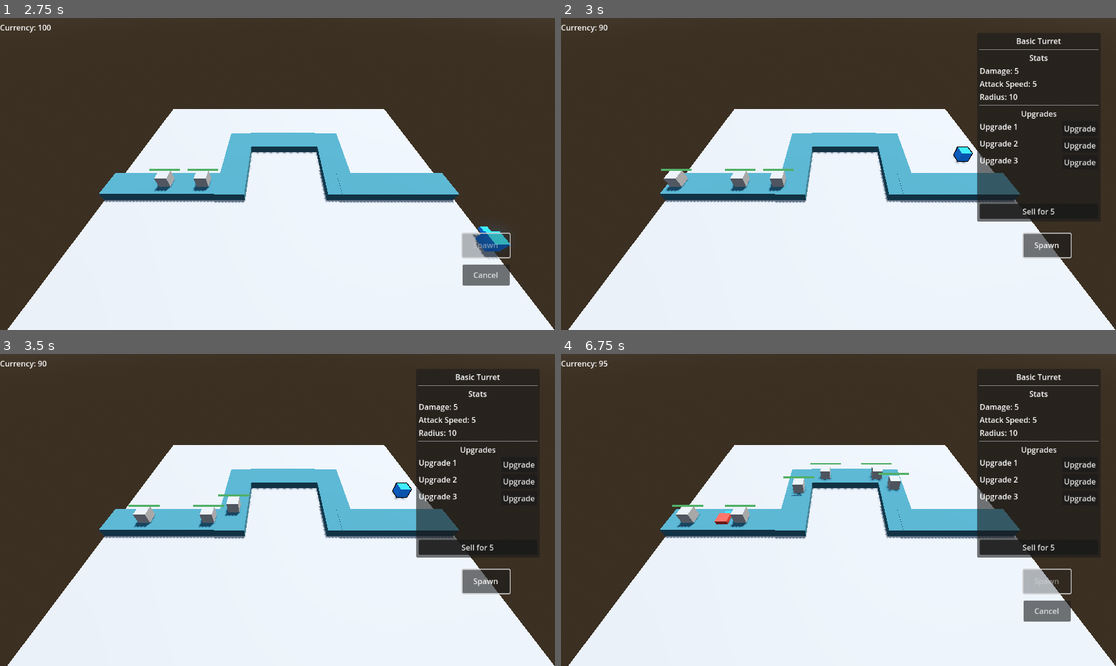
Above: before the commit, frames 1-4 (two rows, left to right).
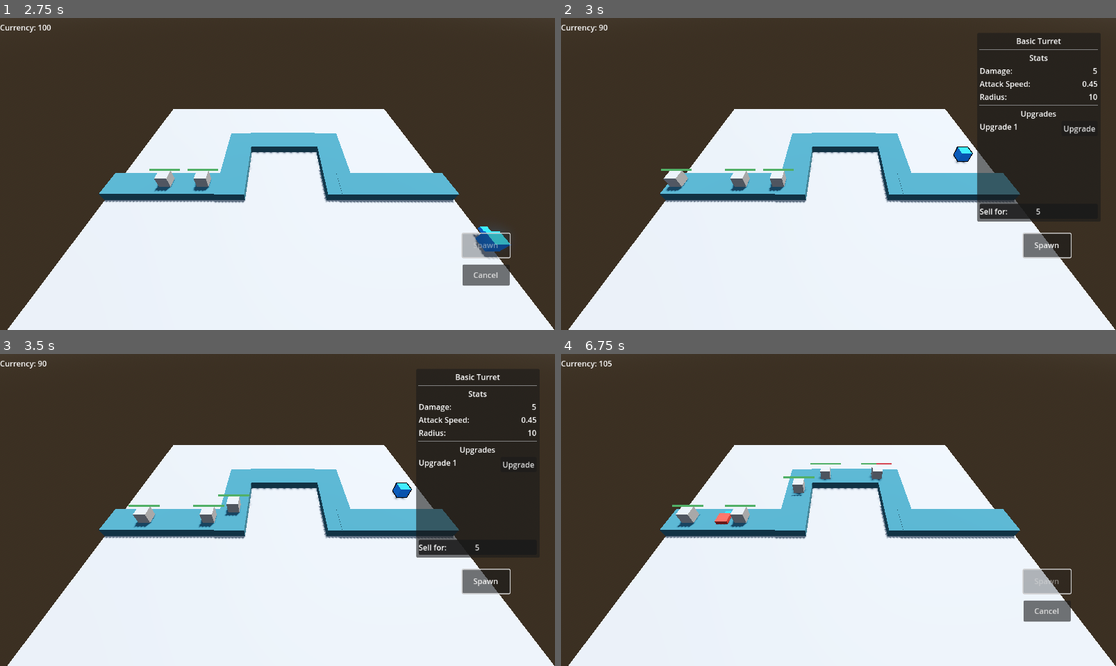
Above: after the commit, the same moments.

Repository: BurnabySouthGameDev/TowerDefence
Game: Godot game, scene res://Scenes/main.tscn
Same seed, same stepped clock (60 frames per second), same inputs: the game is played once before the commit and once after it.
Inputs (mouse positions are in pixels of both pictures, inside the frame that each line leads up to):
- Up to frame 1 (2.75 s): click "Spawn" at 0.5 s; click "Cancel" at 1.25 s; click "Spawn" at 2 s
- Up to frame 2 (3 s): move the mouse to (960, 158) at 2.77 s; click (960, 158) at 2.92 s
- Up to frame 3 (3.5 s): no input
- Up to frame 4 (6.75 s): click "Upgrade" at 3.5 s; click "Upgrade" at 4.25 s; click "Sell for 5" (after the commit: "10") at 5 s; click "Spawn" at 5.75 s; move the mouse to (727, 525) at 6.52 s; click (727, 525) at 6.67 s

Frame 1 is identical in both runs. In frame 2, 0.6% of the frame differs, in the area x 75-97%, y 10-64%; in frame 3, 0.6%; in frame 4, 3.7%, in the area x 6-97%, y 2-66%.

Commit message:
Updated resources and added upgrade functionality

Diff:
--- a/Resources/Towers/basic_turret.tres
+++ b/Resources/Towers/basic_turret.tres
@@ -5,29 +5,22 @@
 
 [sub_resource type="Resource" id="Resource_tkl0h"]
 script = ExtResource("2_f7vgk")
-damage = 5
-attack_speed = 0
-radius = 5
-sell_value = 0
-upgrade_cost = 30
+stats = Array[Array]([["damage", 7, NodePath("%Damage:text")], ["attack_speed", 0.3, NodePath("%AttackSpeed:text")], ["radius", 15, NodePath("%Radius:text")], ["sell_value", 7, NodePath("%SellButton:text")]])
 metadata/_custom_type_script = "uid://dapii7i1tjwtr"
 
 [sub_resource type="Resource" id="Resource_f7vgk"]
 script = ExtResource("2_f7vgk")
-damage = 10
-attack_speed = 0
-radius = 10
-sell_value = 0
-upgrade_cost = 100
+stats = Array[Array]([["damage", 10, NodePath("%Damage:text")], ["attack_speed", 0.3, NodePath("%AttackSpeed:text")], ["radius", 20, NodePath("%Radius:text")], ["sell_value", 10, NodePath("%SellButton:text")]])
 metadata/_custom_type_script = "uid://dapii7i1tjwtr"
 
 [resource]
+resource_local_to_scene = true
 script = ExtResource("1_ej7is")
 tower_name = "Basic Turret"
-base_damage = 5
-base_attack_speed = 5
-base_radius = 10
-base_sell_value = 0
+damage = 5
+attack_speed = 0.45
+radius = 10
+sell_value = 5
 number_of_upgrades = 0
 upgrades = Array[ExtResource("2_f7vgk")]([SubResource("Resource_tkl0h"), SubResource("Resource_f7vgk")])
 metadata/_custom_type_script = "uid://nf31t0owinb2"
--- a/Scenes/UI/menu.tscn
+++ b/Scenes/UI/menu.tscn
@@ -40,32 +40,63 @@
 scroll_active = false
 autowrap_mode = 0
 
-[node name="Damage" type="RichTextLabel" parent="MarginContainer/VBoxContainer"]
+[node name="HBoxContainer" type="HBoxContainer" parent="MarginContainer/VBoxContainer"]
+layout_mode = 2
+
+[node name="DamageText" type="RichTextLabel" parent="MarginContainer/VBoxContainer/HBoxContainer"]
+layout_mode = 2
+size_flags_horizontal = 3
+bbcode_enabled = true
+text = "Damage:"
+fit_content = true
+scroll_active = false
+
+[node name="Damage" type="RichTextLabel" parent="MarginContainer/VBoxContainer/HBoxContainer"]
 unique_name_in_owner = true
 layout_mode = 2
-size_flags_horizontal = 2
+size_flags_horizontal = 10
 bbcode_enabled = true
-text = "Damage: 0"
+text = "0"
 fit_content = true
 scroll_active = false
 autowrap_mode = 0
 
-[node name="AttackSpeed" type="RichTextLabel" parent="MarginContainer/VBoxContainer"]
+[node name="HBoxContainer2" type="HBoxContainer" parent="MarginContainer/VBoxContainer"]
+layout_mode = 2
+
+[node name="AttackSpeedText" type="RichTextLabel" parent="MarginContainer/VBoxContainer/HBoxContainer2"]
+layout_mode = 2
+size_flags_horizontal = 3
+bbcode_enabled = true
+text = "Attack Speed: "
+fit_content = true
+
+[node name="AttackSpeed" type="RichTextLabel" parent="MarginContainer/VBoxContainer/HBoxContainer2"]
 unique_name_in_owner = true
 layout_mode = 2
-size_flags_horizontal = 2
+size_flags_horizontal = 10
 bbcode_enabled = true
-text = "Attack Speed: 0"
+text = "0"
 fit_content = true
 scroll_active = false
 autowrap_mode = 0
 
-[node name="Radius" type="RichTextLabel" parent="MarginContainer/VBoxContainer"]
+[node name="HBoxContainer3" type="HBoxContainer" parent="MarginContainer/VBoxContainer"]
+layout_mode = 2
+
+[node name="RadiusText" type="RichTextLabel" parent="MarginContainer/VBoxContainer/HBoxContainer3"]
+layout_mode = 2
+size_flags_horizontal = 3
+bbcode_enabled = true
+text = "Radius:"
+fit_content = true
+
+[node name="Radius" type="RichTextLabel" parent="MarginContainer/VBoxContainer/HBoxContainer3"]
 unique_name_in_owner = true
 layout_mode = 2
-size_flags_horizontal = 2
+size_flags_horizontal = 10
 bbcode_enabled = true
-text = "Radius: 0"
+text = "0"
 fit_content = true
 scroll_active = false
 autowrap_mode = 0
@@ -99,40 +130,6 @@
 size_flags_horizontal = 10
 text = "Upgrade"
 
-[node name="Upgrade2" type="HBoxContainer" parent="MarginContainer/VBoxContainer"]
-layout_mode = 2
-
-[node name="U2Label" type="RichTextLabel" parent="MarginContainer/VBoxContainer/Upgrade2"]
-layout_mode = 2
-size_flags_horizontal = 2
-bbcode_enabled = true
-text = "Upgrade 2"
-fit_content = true
-scroll_active = false
-autowrap_mode = 0
-
-[node name="U2Button" type="Button" parent="MarginContainer/VBoxContainer/Upgrade2"]
-layout_mode = 2
-size_flags_horizontal = 10
-text = "Upgrade"
-
-[node name="Upgrade3" type="HBoxContainer" parent="MarginContainer/VBoxContainer"]
-layout_mode = 2
-
-[node name="U3Label" type="RichTextLabel" parent="MarginContainer/VBoxContainer/Upgrade3"]
-layout_mode = 2
-size_flags_horizontal = 2
-bbcode_enabled = true
-text = "Upgrade 3"
-fit_content = true
-scroll_active = false
-autowrap_mode = 0
-
-[node name="U3Button" type="Button" parent="MarginContainer/VBoxContainer/Upgrade3"]
-layout_mode = 2
-size_flags_horizontal = 10
-text = "Upgrade"
-
 [node name="Sell" type="PanelContainer" parent="MarginContainer/VBoxContainer"]
 layout_mode = 2
 size_flags_vertical = 10
@@ -140,6 +137,17 @@
 [node name="SellButton" type="Button" parent="MarginContainer/VBoxContainer/Sell"]
 unique_name_in_owner = true
 layout_mode = 2
-text = "Sell for $$$"
+theme_override_font_sizes/font_size = 16
+text = "0"
 
+[node name="RichTextLabel" type="RichTextLabel" parent="MarginContainer/VBoxContainer/Sell"]
+layout_mode = 2
+size_flags_vertical = 4
+mouse_filter = 2
+bbcode_enabled = true
+text = "Sell for:"
+fit_content = true
+
+[connection signal="mouse_entered" from="MarginContainer/VBoxContainer/Upgrade1" to="." method="_on_upgrade_1_mouse_entered"]
+[connection signal="pressed" from="MarginContainer/VBoxContainer/Upgrade1/U1Button" to="." method="_on_u_1_button_pressed"]
 [connection signal="pressed" from="MarginContainer/VBoxContainer/Sell/SellButton" to="." method="_on_sell_button_pressed"]
--- a/Scenes/main.tscn
+++ b/Scenes/main.tscn
@@ -1,9 +1,11 @@
-[gd_scene load_steps=13 format=3 uid="uid://dxt1ttcllxx1g"]
+[gd_scene load_steps=18 format=3 uid="uid://dxt1ttcllxx1g"]
 
 [ext_resource type="PackedScene" uid="uid://ld73oby6g67" path="res://Scenes/Turrets/List/basic_turret.tscn" id="2_bo1nx"]
 [ext_resource type="Script" uid="uid://ns7g5warqqu5" path="res://Scripts/enemy_spawn.gd" id="2_ibv0h"]
 [ext_resource type="Script" uid="uid://bh40hhbshvymn" path="res://Scripts/UI/currency_display.gd" id="3_8gbba"]
+[ext_resource type="Script" uid="uid://nf31t0owinb2" path="res://Scripts/turrets/tower_res.gd" id="3_344ge"]
 [ext_resource type="Script" uid="uid://dq8n1fjdqpre3" path="res://Scripts/UI/spawn_button.gd" id="4_jjvhh"]
+[ext_resource type="Script" uid="uid://dapii7i1tjwtr" path="res://Scripts/turrets/upgrade_res.gd" id="4_ynf5e"]
 [ext_resource type="PackedScene" uid="uid://dvdps78t4kco7" path="res://Scenes/UI/menu.tscn" id="5_21xkr"]
 [ext_resource type="PackedScene" uid="uid://gvaje4p786yv" path="res://Scenes/tower_manager.tscn" id="5_kry3j"]
 
@@ -29,6 +31,28 @@
 "tilts": PackedFloat32Array(0, 0, 0, 0, 0, 0)
 }
 point_count = 6
+
+[sub_resource type="Resource" id="Resource_tkl0h"]
+script = ExtResource("4_ynf5e")
+stats = Array[Array]([["damage", 7, NodePath("%Damage:text")], ["attack_speed", 0.3, NodePath("%AttackSpeed:text")], ["radius", 15, NodePath("%Radius:text")], ["sell_value", 7, NodePath("%SellButton:text")]])
+metadata/_custom_type_script = "uid://dapii7i1tjwtr"
+
+[sub_resource type="Resource" id="Resource_f7vgk"]
+script = ExtResource("4_ynf5e")
+stats = Array[Array]([["damage", 10, NodePath("%Damage:text")], ["attack_speed", 0.3, NodePath("%AttackSpeed:text")], ["radius", 20, NodePath("%Radius:text")], ["sell_value", 10, NodePath("%SellButton:text")]])
+metadata/_custom_type_script = "uid://dapii7i1tjwtr"
+
+[sub_resource type="Resource" id="Resource_hptm8"]
+resource_local_to_scene = true
+script = ExtResource("3_344ge")
+tower_name = "Basic Turret"
+damage = 5
+attack_speed = 0.45
+radius = 10
+sell_value = 5
+number_of_upgrades = 0
+upgrades = Array[ExtResource("4_ynf5e")]([SubResource("Resource_tkl0h"), SubResource("Resource_f7vgk")])
+metadata/_custom_type_script = "uid://nf31t0owinb2"
 
 [sub_resource type="StyleBoxEmpty" id="StyleBoxEmpty_jjvhh"]
 
@@ -84,6 +108,7 @@
 [node name="BasicTurret" parent="." instance=ExtResource("2_bo1nx")]
 transform = Transform3D(1, 0, 0, 0, 1, 0, 0, 0, 1, 0.737682, 1.64068, 5.59339)
 visible = false
+resource = SubResource("Resource_hptm8")
 
 [node name="GameUI" type="CanvasLayer" parent="."]
 
@@ -119,13 +144,8 @@
 script = ExtResource("3_8gbba")
 
 [node name="Menu" parent="GameUI" instance=ExtResource("5_21xkr")]
-anchor_left = 0.0277778
-anchor_right = 0.25
-anchor_bottom = 0.950617
-offset_left = 832.0
-offset_top = -193.0
-offset_right = 832.0
-offset_bottom = -193.0
+anchor_top = 0.0478395
+anchor_bottom = 0.652777
 
 [node name="TowerManager" parent="." instance=ExtResource("5_kry3j")]
 unique_name_in_owner = true
--- a/Scenes/turrets/list/basic_turret.tscn
+++ b/Scenes/turrets/list/basic_turret.tscn
@@ -39,6 +39,7 @@
 debug_color = Color(0.564706, 0.552941, 0.0705882, 1)
 
 [node name="ReloadTimer" type="Timer" parent="."]
+unique_name_in_owner = true
 wait_time = 0.45
 
 [node name="Select" type="Area3D" parent="."]
--- a/Scripts/UI/Menu/menu.gd
+++ b/Scripts/UI/Menu/menu.gd
@@ -1,12 +1,7 @@
 extends PanelContainer
 
-var menu_sell_value: int:
-	set(value):
-		if menu_sell_value == value:
-			return
+var tower_resource:TowerResource
 
-		menu_sell_value = value
-		sell_button.text = "Sell for " + str(value)
 
 @onready var tower_name: RichTextLabel = %TowerName
 @onready var sell_button: Button = %SellButton
@@ -16,7 +11,6 @@
 @onready var radius: RichTextLabel = %Radius
 
 
-
 func _ready() -> void:
 	hide()
 
@@ -24,23 +18,48 @@
 func _on_tower_manager_tower_menu(tower: Node3D) -> void:
 	if Global.selected_tower == tower:
 		hide()
+		return
 
-	else:
-		show()
-		_load_values(tower.resource)
-		menu_sell_value = tower.sell_value
+	show()
+	_load_values(tower.resource)
 
 
 func _on_sell_button_pressed() -> void:
-	currency_label.add(menu_sell_value)
+	currency_label.add(tower_resource.sell_value)
 	Global.placed_turrets.erase(Global.selected_tower)
 	Global.selected_tower.queue_free()
 	hide()
 
-func _load_values(res:TowerResource) -> void: #not sure how to fit for upgrades
-	if res.number_of_upgrades == 0:
-		tower_name.text = "[center]" + res.tower_name
-		menu_sell_value = res.base_sell_value
-		damage.text = "Damage: " + str(res.base_damage)
-		attack_speed.text = "Attack Speed: " + str(res.base_attack_speed)
-		radius.text = "Radius: " + str(res.base_radius)
+
+func _load_values(res:TowerResource) -> void:
+	tower_resource = res
+	tower_name.text = "[center]" + res.tower_name
+	sell_button.text = str(res.sell_value)
+	damage.text = str(res.damage)
+	attack_speed.text = str(res.attack_speed)
+	radius.text = str(res.radius)
+
+
+
+func _on_upgrade_1_mouse_entered() -> void:
+	if tower_resource.number_of_upgrades >= tower_resource.upgrades.size():
+		return
+
+
+func _on_u_1_button_pressed() -> void:
+	if tower_resource.number_of_upgrades >= tower_resource.upgrades.size():
+		return
+
+	for i in tower_resource.upgrades[tower_resource.number_of_upgrades].stats:
+		var stat_name = i[0]
+		var value = i[1]
+		var path = i[2]
+
+		var node_path = path.slice(0, path.get_name_count())
+		var property_path = path.slice(path.get_name_count())
+		var node := self if node_path.is_empty() else get_node(node_path)
+
+		tower_resource.set(stat_name, value)
+		node.set_indexed(property_path, value)
+
+	tower_resource.number_of_upgrades += 1
--- a/Scripts/global.gd
+++ b/Scripts/global.gd
@@ -4,7 +4,9 @@
 	set(value):
 		if value == selected_tower:
 			return
+
 		if selected_tower != null:
 			selected_tower.selected = false
+
 		selected_tower = value
 var placed_turrets: Array[Node3D] = []
--- a/Scripts/turrets/basic_turret.gd
+++ b/Scripts/turrets/basic_turret.gd
@@ -2,8 +2,10 @@
 
 const OUTLINE = preload("res://Shaders/outline.gdshader")
 signal request_tower_menu(tower)
+signal placing
 
 @export var sell_value: int = 5
+@export var resource: TowerResource
 var selectable: bool = false
 var selected: bool = false:
 	set(value):
@@ -22,7 +24,6 @@
 		else:
 			csg_box_3d.material.next_pass.shader = null
 			Global.selected_tower = null
-@export var resource: TowerResource
 
 @onready var radar: Radar = $"Radar"
 @onready var reload_timer: Timer = $"ReloadTimer"
@@ -31,6 +32,7 @@
 func _ready() -> void:
 	radar.monitoring = false
 	csg_box_3d.material = csg_box_3d.material.duplicate(true)
+	resource.radius_changed.connect(update_radius)
 
 
 func _on_radar_new_target(target: Node3D) -> void:
@@ -50,21 +52,27 @@
 	if radar.current_target != null:
 		_fire_at(radar.current_target)
 
+	reload_timer.wait_time = resource.attack_speed
+
 func _fire_at(target: Node3D) -> void:
 	var target_pos = target.global_position
 	target_pos.y = global_position.y  # Flatten Y to prevent pitch/roll
 	look_at(target_pos, Vector3.UP)
 
-	#if randf() < (1.0 / 5.0):
-		#var currency_label = get_tree().root.get_node("Main/GameUI/CurrencyDisplay/CurrencyLabel")
-		#currency_label.add(5)
-		#target.queue_free()
+	target.get_parent().take_damage(resource.damage)
 
-	target.get_parent().take_damage(resource.base_damage) #temp solution
+	if target.get_parent().health <= 0:
+		var currency_label = get_tree().root.get_node("Main/GameUI/CurrencyDisplay/CurrencyLabel")
+		currency_label.add(5)
+		target.get_parent().queue_free()
 
-func change_color(color:Color) -> void:
+func change_color(color: Color) -> void:
 	if csg_box_3d.material == null:
 		return
 
 	csg_box_3d.material = csg_box_3d.material.duplicate()
 	csg_box_3d.material.albedo_color = color
+
+func update_radius(value: int) -> void:
+	print("Tes")
+	$Radar/CollisionShape3D.shape.radius = value
--- a/Scripts/turrets/select.gd
+++ b/Scripts/turrets/select.gd
@@ -6,11 +6,11 @@
 
 
 func _input_event(_camera: Camera3D, event: InputEvent, _event_position: Vector3, _normal: Vector3, _shape_idx: int) -> void:
-	if event is InputEventMouseButton and event.button_index == MOUSE_BUTTON_LEFT and event.pressed:
+	if event is InputEventMouseButton and event.button_index == MOUSE_BUTTON_LEFT and event.pressed and basic_turret.selectable == true:
 		print("Clicked turret:", basic_turret.name)
 		basic_turret.emit_signal("request_tower_menu", basic_turret)
 
-		if csg_box_3d.material.next_pass.shader == null:
+		if basic_turret.selected == false:
 			basic_turret.selected = true
 		else:
 			basic_turret.selected = false
--- a/Scripts/turrets/tower_res.gd
+++ b/Scripts/turrets/tower_res.gd
@@ -1,12 +1,18 @@
 extends Resource
 class_name TowerResource
 
+signal radius_changed(value)
+
 @export_group("General")
 @export var tower_name: String
-@export var base_damage: int
-@export var base_attack_speed: int
-@export var base_radius: int
-@export var base_sell_value: int
+@export var damage: int
+@export var attack_speed: float
+@export var radius: int:
+	set(value):
+		if radius != value:
+			radius = value
+			radius_changed.emit(value)
+@export var sell_value: int
 
 @export_group("Upgrades")
 @export var number_of_upgrades: int
--- a/Scripts/turrets/upgrade_res.gd
+++ b/Scripts/turrets/upgrade_res.gd
@@ -1,8 +1,9 @@
 extends Resource
 class_name UpgradeResource
 
-@export var damage: int
-@export var attack_speed: int
-@export var radius: int
-@export var sell_value: int
-@export var upgrade_cost: int
+@export var stats: Array[Array] = [
+	["damage", 0, ^"%Damage:text"],
+	["attack_speed", 0, ^"%AttackSpeed:text"],
+	["radius", 0, ^"%Radius:text"],
+	["sell_value", 0, ^"%SellButton:text"],
+]
--- /dev/null
+++ b/Shaders/radius.gdshader
@@ -0,0 +1,20 @@
+shader_type spatial;
+render_mode unshaded, cull_disabled, depth_draw_opaque;
+
+uniform float size;
+uniform float width;
+uniform vec4 inner_color: source_color;
+uniform vec4 outer_color: source_color;
+
+void fragment() {
+	ALPHA = 0.0;
+	vec2 center = vec2(0.5);
+	float d = distance(UV, center);
+	float h = size * 0.5;
+	float l = h - (width * 0.5);
+	if (d <= h && d > l) {
+		vec4 color = mix(inner_color, outer_color, smoothstep(l, h, d));
+		ALPHA = color.a;
+		ALBEDO = color.rgb;
+	}
+}
Not shown: 1 places in Scenes/turrets/list/basic_turret.tscn that only renumber resources
Not shown, added: Shaders/radius.gdshader.uid
